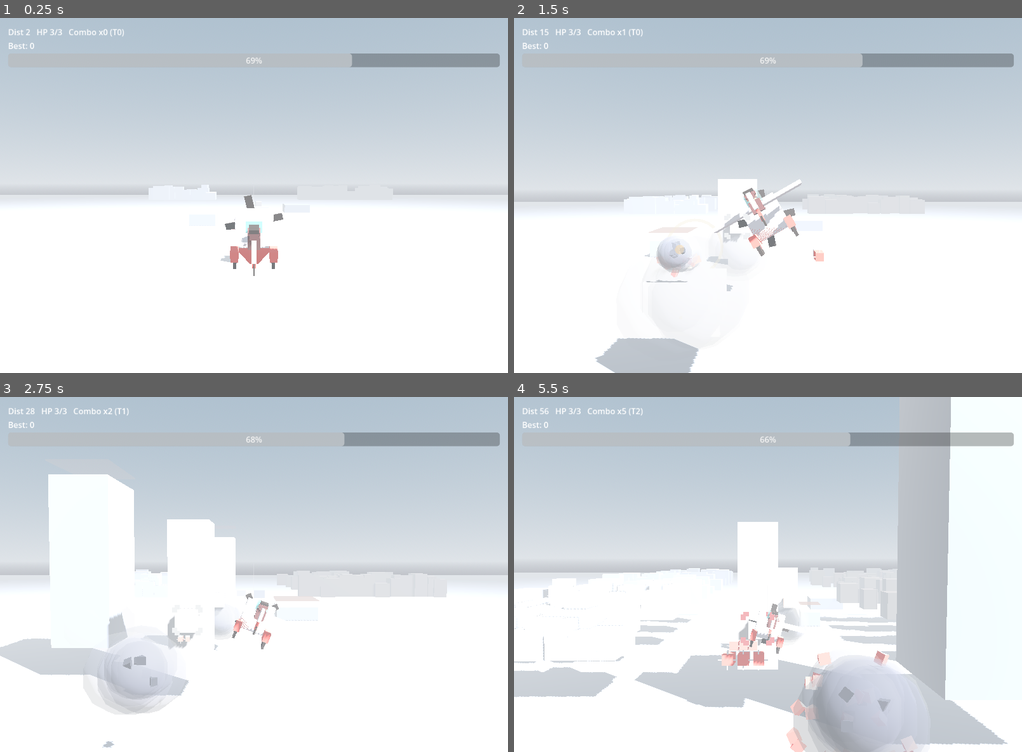
Above: before the commit, frames 1-4 (two rows, left to right).
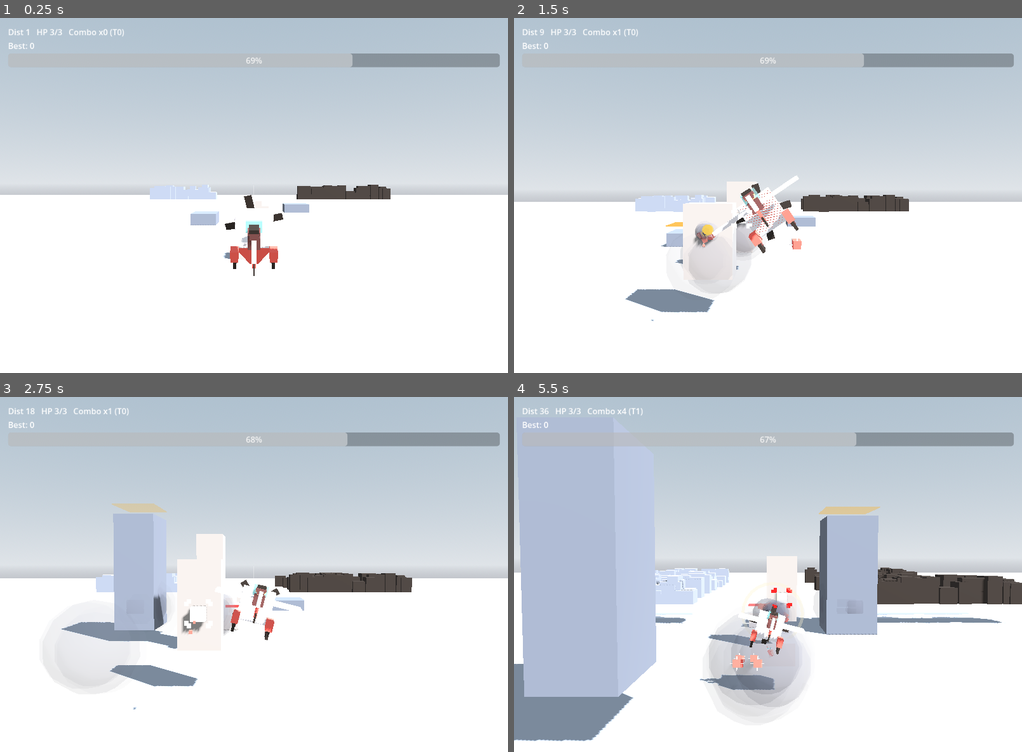
Above: after the commit, the same moments.

Repository: weathermanho/supercent
Game: Godot game, scene res://scenes/Main.tscn
The game is run twice, just before and just after one commit, with the same random seed, the same clock (stepped at 60 frames per second) and the same inputs.
Inputs (mouse positions are in pixels of both pictures, inside the frame that each line leads up to):
- Up to frame 1 (0.25 s): no input
- Up to frame 2 (1.5 s): move the mouse to (879, 177) at 0.52 s; hold Right mouse button (fire_missle) 0.53-1.25 s; click (879, 177) at 0.67 s; drag from (666, 213) to (742, 266) at 1.27 s
- Up to frame 3 (2.75 s): move the mouse to (304, 496) at 2.02 s; hold Right mouse button (fire_missle) from 2.03 s (still down); click (304, 496) at 2.17 s
- Up to frame 4 (5.5 s): release Right mouse button (fire_missle) at 2.75 s; drag from (742, 645) to (615, 521) at 2.77 s; move the mouse to (920, 627) at 3.52 s; hold Right mouse button (fire_missle) 3.53-4.25 s; click (920, 627) at 3.67 s; drag from (615, 521) to (691, 485) at 4.27 s; move the mouse to (793, 574) at 5.02 s; hold Right mouse button (fire_missle) from 5.03 s (still down); click (793, 574) at 5.17 s

The runs differ from the first frame. In frame 1, 3.1% of the frame differs, in the area x 0-100%, y 3-73%; in frame 2, 8.5%; in frame 3, 16%; in frame 4, 48%, in the area x 0-100%, y 0-100%.

Commit message:
tune: 배경 안개 제거 + 페이싱 완화 (숨돌릴 틈)
- Atmosphere.fog_enabled = false (사용자 요청)
- 스크롤 init/base/target_speed 0.00022 → 0.00014 (~36% 느림)
- 기둥 웨이브 간격 16 → 22 dist (약간 성김)
- combo_timeout 3.5 → 4.5 (느려진 페이스에 맞춰 체인 보존)

Co-Authored-By: Claude Opus 4.7 <noreply@anthropic.com>

Diff:
--- a/godot_project/scripts/Atmosphere.gd
+++ b/godot_project/scripts/Atmosphere.gd
@@ -45,15 +45,9 @@
 	# in Godot 4, which tints the whole sky to the sand fog color and erases the
 	# teal — set it to 0 so the sky keeps its vivid cool gradient and fog only
 	# softens distant ground geometry.
-	# Exponential fog (Godot 4 default mode): density + a cool mist colour. Kept
-	# light enough that near pillars stay solid, thick enough that distant
-	# monoliths dissolve into haze. sky_affect blends the horizon into the mist
-	# so there's no hard ground line (the image has none).
-	env.fog_enabled = true
-	env.fog_light_color = FOG_COLOR
-	env.fog_sky_affect = 0.45
-	env.fog_density = 0.00072
-	env.fog_aerial_perspective = 0.5
+	# Background fog disabled per user request — the steel/concrete palette
+	# carries the mood by itself; the haze was crowding the picture.
+	env.fog_enabled = false
 
 	# Tonemap for warmer look.
 	env.tonemap_mode = Environment.TONE_MAPPER_FILMIC
--- a/godot_project/scripts/GameConfig.gd
+++ b/godot_project/scripts/GameConfig.gd
@@ -6,9 +6,9 @@
 const STATUS_PLAYING := 1
 
 var speed: float = 0.0
-var init_speed: float = 0.00022        # calmer pace (was 0.00035) — easier to aim
-var base_speed: float = 0.00022
-var target_base_speed: float = 0.00022
+var init_speed: float = 0.00014        # calmer still — room to breathe between beats
+var base_speed: float = 0.00014
+var target_base_speed: float = 0.00014
 var increment_speed_by_time: float = 0.0
 var increment_speed_by_level: float = 0.000003
 var distance_for_speed_update: int = 100
@@ -72,7 +72,7 @@
 var ennemy_value: int = 10
 var ennemies_speed: float = 0.6
 var ennemy_last_spawn: int = 0
-var distance_for_ennemies_spawn: int = 16   # dense monolith forest (was 50)
+var distance_for_ennemies_spawn: int = 22   # forest with breathing room (was 16)
 
 var status: int = STATUS_PLAYING
 
@@ -91,7 +91,7 @@
 var combo: int = 0
 var combo_tier: int = 0
 var combo_timer: float = 0.0
-var combo_timeout: float = 3.5                       # sec without a hit -> reset
+var combo_timeout: float = 4.5                       # sec without a hit -> reset
 var combo_thresholds: Array[int] = [2, 5, 9]         # hits to reach tier 1 / 2 / 3
 var max_combo_tier: int = 3
 ## Missile scale per tier (0..3). 4축 ①크기.
